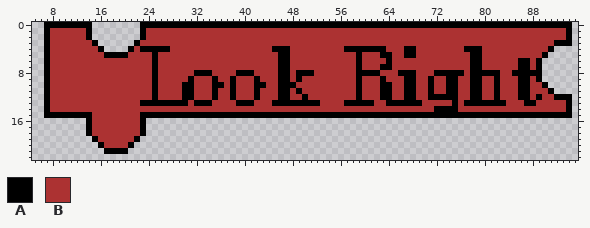
A pixel-art file gets an edit: lookRightBlock.aseprite. This is how it looked before the edit.
96x32 pixels, 1 frame. Shown: x 5..95, y 0..22.
Palette (. is transparent): A #000000  B #ac3232
After the commit:
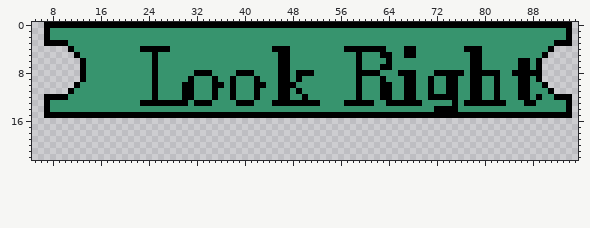
Edits made:
colour B: #ac3232 -> #37946e
y 0: x 15..22 ........ -> AAAAAAAA
y 1..2: x 14..23 A........A -> BBBBBBBBBB
y 3: x 8..10 BBB -> AAA; x 15..22 A......A -> BBBBBBBB
y 4: x 7..11 ABBBB -> ....A; x 16..21 A....A -> BBBBBB
y 5: x 7..12 ABBBBB -> .....A; x 17..20 AAAA -> BBBB
y 6..9: x 7..13 ABBBBBB -> ......A
y 10: x 7..12 ABBBBB -> .....A
y 11: x 7..11 ABBBB -> ....A
y 12: x 8..10 BBB -> AAA
y 15: x 15..22 BBBBBBBB -> AAAAAAAA
y 16..18: x 14..23 ABBBBBBBBA -> ..........
y 19: x 15..22 ABBBBBBA -> ........
y 20: x 16..21 ABBBBA -> ......
y 21: x 17..20 AAAA -> ....
Pixel boxes of the changes (left, top, right, bottom) in both pictures:
changed: (44, 22, 566, 154)
